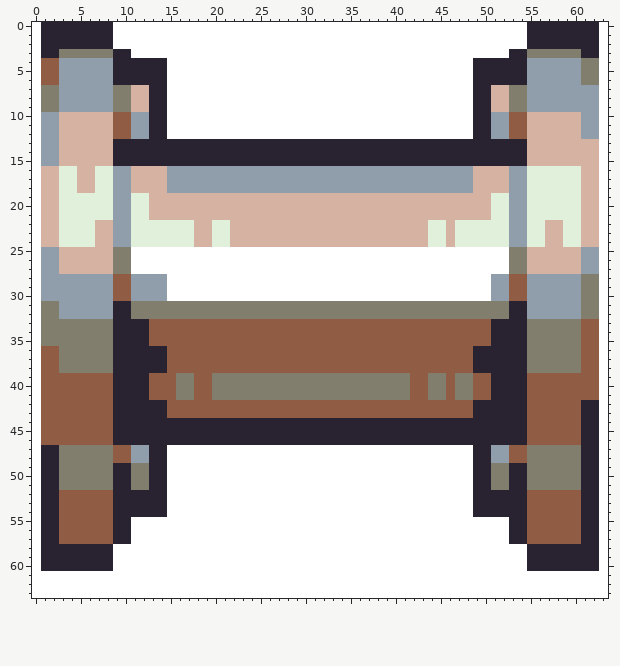
File history of a pixel-art sprite, assets/endingPipe.png. The picture above was drawn from the file before the commit.
The file is 64x64 pixels.
The same view after the edit:
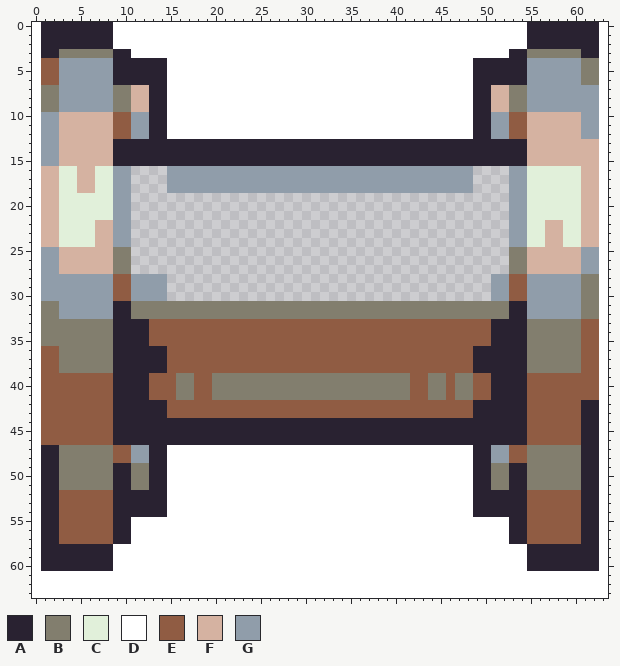
Palette (. is transparent): A #292231  B #827e6e  C #e1f0da  D #ffffff  E #905c43  F #d5b2a1  G #909daa
From old to new:
@@ x 0..63 @@
 15 DGGFFFFFFAAAAAAAAAAAAAAAAAAAAAAAAAAAAAAAAAAAAAAAAAAAAAAFFFFFFFFD
-16 DFFCCFFCCGGFFFFGGGGGGGGGGGGGGGGGGGGGGGGGGGGGGGGGGFFFFGGCCCCCCFFD
-17 DFFCCFFCCGGFFFFGGGGGGGGGGGGGGGGGGGGGGGGGGGGGGGGGGFFFFGGCCCCCCFFD
-18 DFFCCFFCCGGFFFFGGGGGGGGGGGGGGGGGGGGGGGGGGGGGGGGGGFFFFGGCCCCCCFFD
-19 DFFCCCCCCGGCCFFFFFFFFFFFFFFFFFFFFFFFFFFFFFFFFFFFFFFCCGGCCCCCCFFD
-20 DFFCCCCCCGGCCFFFFFFFFFFFFFFFFFFFFFFFFFFFFFFFFFFFFFFCCGGCCCCCCFFD
-21 DFFCCCCCCGGCCFFFFFFFFFFFFFFFFFFFFFFFFFFFFFFFFFFFFFFCCGGCCCCCCFFD
-22 DFFCCCCFFGGCCCCCCCFFCCFFFFFFFFFFFFFFFFFFFFFFCCFCCCCCCGGCCFFCCFFD
-23 DFFCCCCFFGGCCCCCCCFFCCFFFFFFFFFFFFFFFFFFFFFFCCFCCCCCCGGCCFFCCFFD
-24 DFFCCCCFFGGCCCCCCCFFCCFFFFFFFFFFFFFFFFFFFFFFCCFCCCCCCGGCCFFCCFFD
-25 DGGFFFFFFBBDDDDDDDDDDDDDDDDDDDDDDDDDDDDDDDDDDDDDDDDDDBBFFFFFFGGD
-26 DGGFFFFFFBBDDDDDDDDDDDDDDDDDDDDDDDDDDDDDDDDDDDDDDDDDDBBFFFFFFGGD
-27 DGGFFFFFFBBDDDDDDDDDDDDDDDDDDDDDDDDDDDDDDDDDDDDDDDDDDBBFFFFFFGGD
-28 DGGGGGGGGEEGGGGDDDDDDDDDDDDDDDDDDDDDDDDDDDDDDDDDDDDGGEEGGGGGGBBD
-29 DGGGGGGGGEEGGGGDDDDDDDDDDDDDDDDDDDDDDDDDDDDDDDDDDDDGGEEGGGGGGBBD
-30 DGGGGGGGGEEGGGGDDDDDDDDDDDDDDDDDDDDDDDDDDDDDDDDDDDDGGEEGGGGGGBBD
+16 DFFCCFFCCGG....GGGGGGGGGGGGGGGGGGGGGGGGGGGGGGGGGG....GGCCCCCCFFD
+17 DFFCCFFCCGG....GGGGGGGGGGGGGGGGGGGGGGGGGGGGGGGGGG....GGCCCCCCFFD
+18 DFFCCFFCCGG....GGGGGGGGGGGGGGGGGGGGGGGGGGGGGGGGGG....GGCCCCCCFFD
+19 DFFCCCCCCGG..........................................GGCCCCCCFFD
+20 DFFCCCCCCGG..........................................GGCCCCCCFFD
+21 DFFCCCCCCGG..........................................GGCCCCCCFFD
+22 DFFCCCCFFGG..........................................GGCCFFCCFFD
+23 DFFCCCCFFGG..........................................GGCCFFCCFFD
+24 DFFCCCCFFGG..........................................GGCCFFCCFFD
+25 DGGFFFFFFBB..........................................BBFFFFFFGGD
+26 DGGFFFFFFBB..........................................BBFFFFFFGGD
+27 DGGFFFFFFBB..........................................BBFFFFFFGGD
+28 DGGGGGGGGEEGGGG....................................GGEEGGGGGGBBD
+29 DGGGGGGGGEEGGGG....................................GGEEGGGGGGBBD
+30 DGGGGGGGGEEGGGG....................................GGEEGGGGGGBBD
 31 DBBGGGGGGAABBBBBBBBBBBBBBBBBBBBBBBBBBBBBBBBBBBBBBBBBBAAGGGGGGBBD
